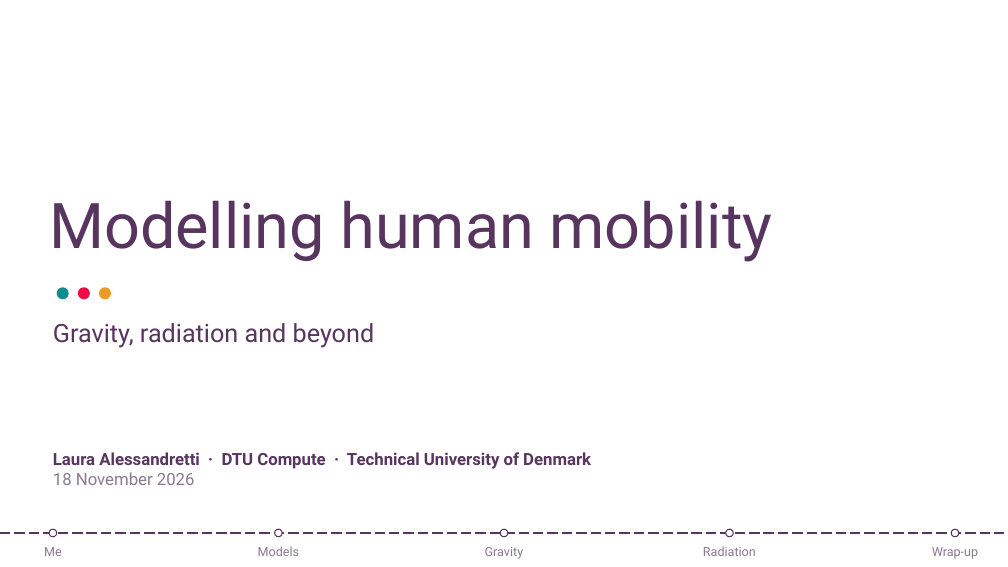
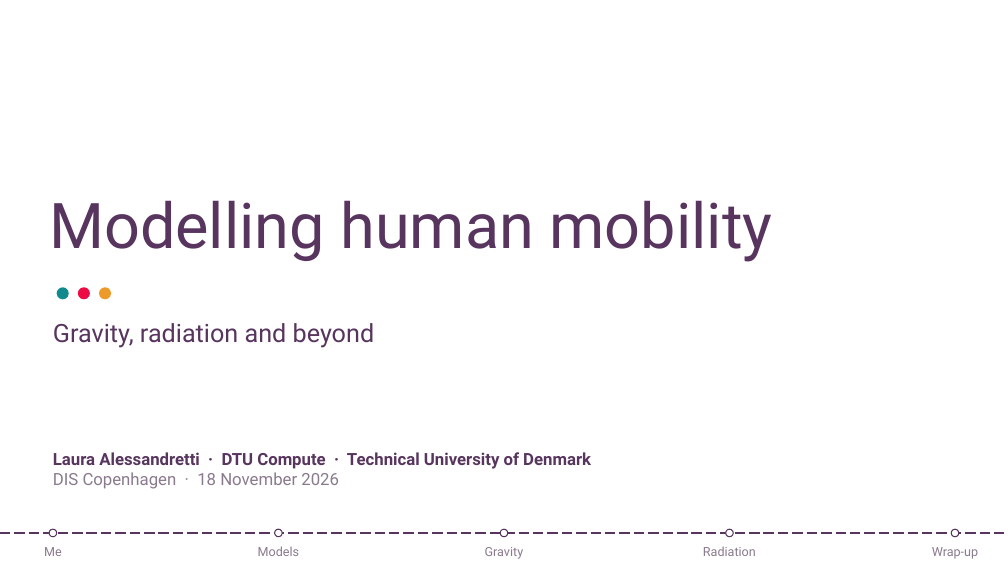
Before and after one commit to lalessan/mobility-models, a slide deck: slide 1 of slides/lecture_mobility_models.pptx. Drawn at 1008x567 pixels with LibreOffice and Linux fonts; fonts in the diff are those of the drawing. Boxes give left, top, right and bottom in pixels: in the first picture for what was removed or moved away, otherwise in the second. Text is boxed around its words. In the diff, an @@ line names an element or a change of style, - is before the commit and + after.

```diff
--- a/slides/lecture_mobility_models.pptx
+++ b/slides/lecture_mobility_models.pptx
@@ text at (53, 472, 339, 489): text changed @@
-18 November 2026
+DIS Copenhagen · 18 November 2026
```
Also in this commit, not shown: 4 other files.
